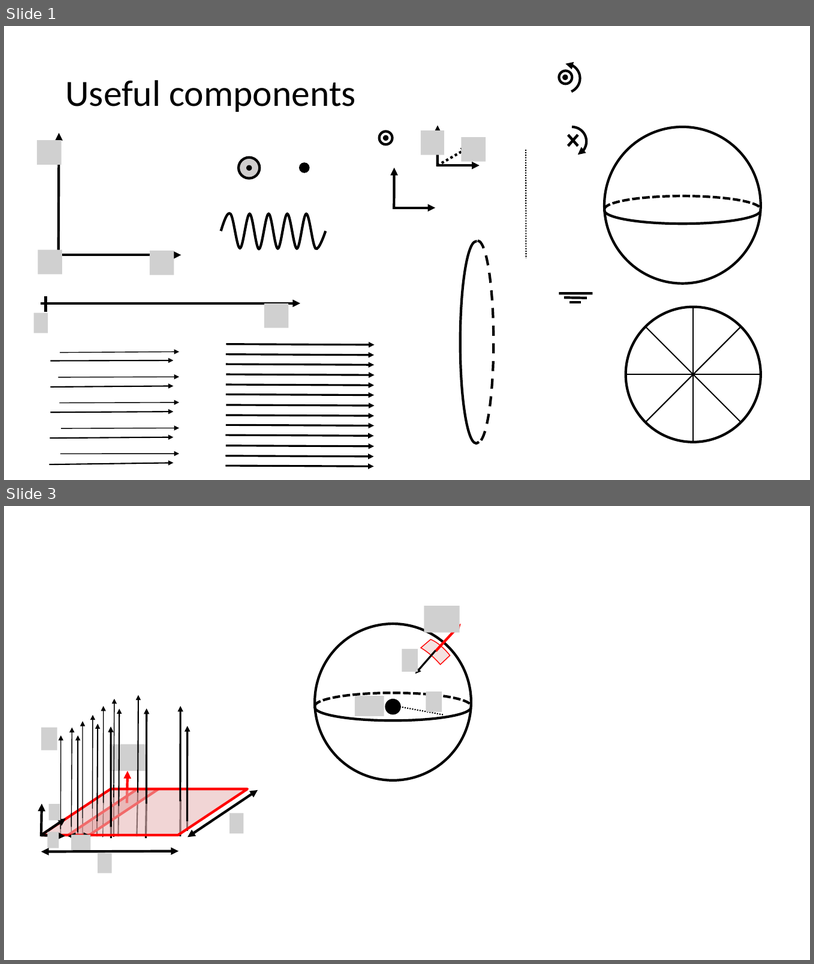
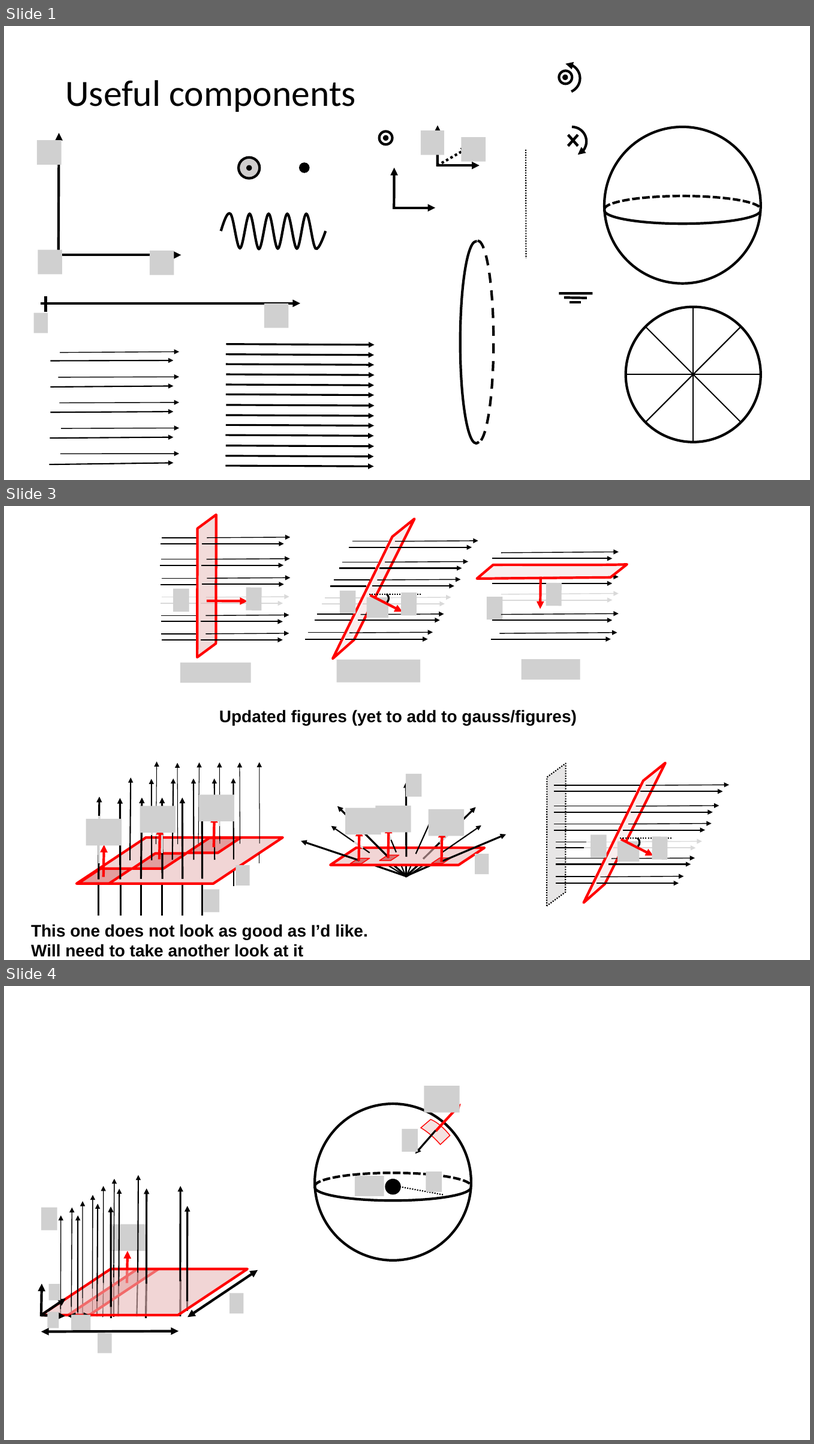
Before and after one commit to OSTP/PhysicsArtofModelling, a slide deck: tex/figures/Gauss/Figures.pptx. Shown one above the other, each under a label of ours: slides 1 and 3 before the commit, slides 1, 3 and 4 after it; the slides between them are not shown. The pictures are 814x964 and 814x1444 pixels, drawn with LibreOffice and Linux fonts; fonts in the diff are those of the drawing; grey boxes stand for pictures; background and template pictures are left out. Boxes give left, top, right and bottom in pixels: in the first picture for what was removed or moved away, otherwise in the second. Text is boxed around its words. In the diff, an @@ line names an element or a change of style, - is before the commit and + after.

Commit message:
Gauss updates
Have been trying to improve the look of figures. Chapter needs a little more polishing but should be up and ready soon

```diff
--- a/tex/figures/Gauss/Figures.pptx
+++ b/tex/figures/Gauss/Figures.pptx
@@ slide 3 added at [4,506,810,960], background #FFFFFF @@
@@ group added at [136,513,630,683]: 37 arrows, 25 lines, 10 pictures, 2 freeform shapes, 1 parallelogram, 1 arc (boxed as its full ellipse) @@
@@ text added at [219,709,576,725], 20 pt, text #000000, bold @@
+Updated figures (yet to add to gauss/figures)
@@ group added at [77,761,283,915]: 21 arrows, 13 lines, 5 pictures, 4 parallelograms @@
@@ group added at [301,774,507,877]: 12 arrows, 12 lines, 5 pictures, 4 parallelograms @@
@@ group added at [486,762,729,906]: 15 lines, 13 arrows, 3 pictures, 1 parallelogram, 1 freeform shape, 1 arc (boxed as its full ellipse) @@
@@ text added at [31,924,368,957], 20 pt, text #000000, bold @@
+This one does not look as good as I’d like. Will need to take another look at it
@@ what was slide 3 is now slide 4 @@
```
Also in this commit, not shown: 2 slides changed, 1 other slide added, 3 slides removed, 5 other files.
